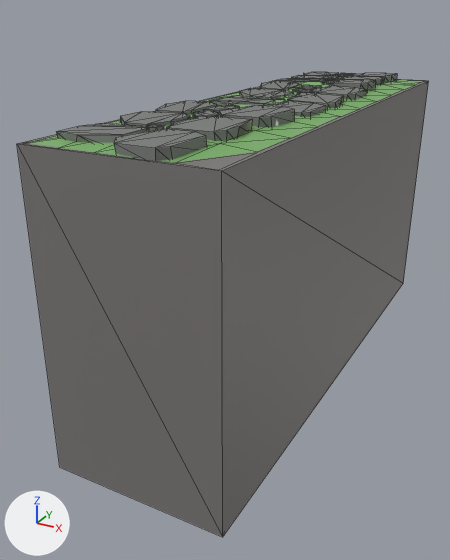
An edit to the glTF model code/models/road.glb, drawn before and after from the same camera.
Before and after are seen from a 50 mm camera at (0.47, -1.074, 0.431) aimed at (-0.067, -0.099, -0.057). Arrows for +X, +Y and +Z are at lower left; the lights stay in place. Mesh edges are drawn as thin lines. Where no turn or scale is listed for an object, it has been applied to the vertices.

The first picture shows 'Cube', 'Plane', 'node_id4_Material_57_0', 'node_id4_Material_57_0.001', 'node_id4_Material_57_0.002'.
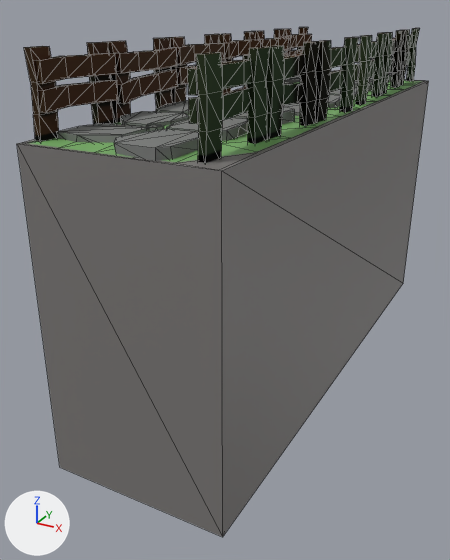
Pixel boxes [x1, y1, x2, y2] of what changed, in the pictures (450 x 560 px):
'Cube.036_2.002', added
    after: [188, 37, 359, 163]
'Cube.036_2', added
    after: [24, 34, 225, 142]
'Cube.036_2.003', added
    after: [354, 28, 420, 105]
'Cube.036_2.001', added
    after: [219, 27, 312, 93]
'node_id4_Material_57_0.001', unchanged, covered by the edit
    before: [209, 81, 366, 117]
    after: [283, 82, 357, 116]
'node_id4_Material_57_0.002', unchanged, covered by the edit
    before: [276, 72, 397, 91]
    after: [284, 74, 392, 91]

The change in detail:
Picture 'Image_0.003' (img_image_0_003) is new.
Picture 'Image_0.001' (img_image_0_001) is new.
Picture 'Image_0.002' (img_image_0_002) is new.
Material 'Material.011' (mat_material_011) is new.
Uses the picture img_image_0_001.
Uses the picture img_image_0_003.
Material 'Material.010' (mat_material_010) is new.
Uses the picture img_image_0_001.
Uses the picture img_image_0_003.
Material 'Material.009' (mat_material_009) is new.
Uses the picture img_image_0_001.
Uses the picture img_image_0_003.
Material 'Material.007' (mat_material_007) is new.
Uses the picture img_image_0_001.
Uses the picture img_image_0_002.
Mesh me_cube_036_2_003 is new.
It has 192 vertices, 336 faces and spans x -0.019..0.021, y -0.227..0.228, z -0.067..0.053.
It uses material mat_material_011.
Mesh me_cube_036_2_002 is new.
It has 192 vertices, 336 faces and spans x -0.022..0.02, y -0.227..0.228, z -0.067..0.053.
It uses material mat_material_010.
Mesh me_cube_036_2_001 is new.
It has 192 vertices, 336 faces and spans x -0.022..0.02, y -0.228..0.227, z -0.067..0.053.
It uses material mat_material_009.
Mesh me_cube_036_2 is new.
It has 192 vertices, 336 faces and spans x -0.016..0.017, y -0.228..0.227, z -0.067..0.053.
It uses material mat_material_007.
Object 'Cube.036_2.003' (ob_cube_036_2_003) is new; it shows me_cube_036_2_003.
Its location is (0.118, 0.254, 0.332).
Object 'Cube.036_2.002' (ob_cube_036_2_002) is new; it shows me_cube_036_2_002.
Its location is (0.118, -0.252, 0.332).
Object 'Cube.036_2.001' (ob_cube_036_2_001) is new; it shows me_cube_036_2_001.
Its location is (-0.124, 0.206, 0.332).
Object 'Cube.036_2' (ob_cube_036_2) is new; it shows me_cube_036_2.
Its location is (-0.124, -0.252, 0.332).
